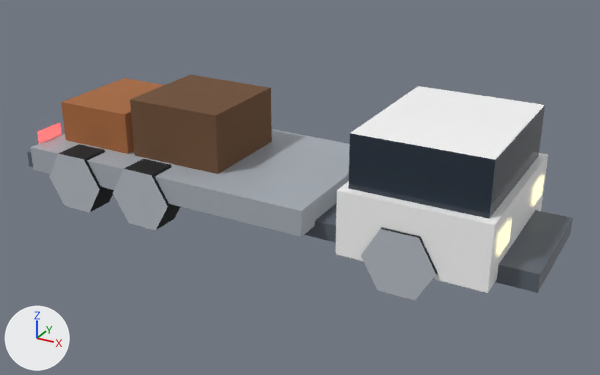
Two versions of the glTF model public/models/props/truck_flatbed.glb, one commit apart.
The view is the same before and after, from a 50 mm camera at (0.462, -0.78, 0.438) aimed at (0.033, 0.001, 0.047). The axes (+X, +Y, +Z) are drawn at lower left. The lights are the same throughout. The older version comes first. Vertices at exactly the same position are counted once.

The older version as bpy lines, for what is in view:
```python
me_truck_flatbed = bpy.data.meshes.new('truck_flatbed')
me_truck_flatbed.from_pydata(...)  # 148 vertices, 212 faces; spans x -0.33..0.33, y -0.104..0.104, z 0.005..0.162
me_truck_flatbed.materials.append(mat_car_body)
me_truck_flatbed.materials.append(mat_car_glass)
me_truck_flatbed.materials.append(mat_metal)
me_truck_flatbed.materials.append(mat_bark)
me_truck_flatbed.materials.append(mat_wall_wood)
me_truck_flatbed.materials.append(mat_metal_dark)
me_truck_flatbed.materials.append(mat_glow_head)
me_truck_flatbed.materials.append(mat_glow_tail)
me_truck_flatbed.materials.append(mat_tire)
me_truck_flatbed.materials.append(mat_rim)
ob_truck_flatbed = bpy.data.objects.new('truck_flatbed', me_truck_flatbed)
ob_truck_flatbed.location = (0.0, 0.0, 0.0)
```
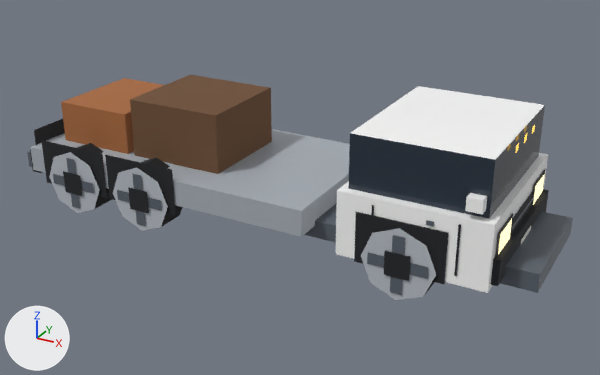
Boxes [x1, y1, x2, y2] around the edits, measured in the pictures (600 x 375 px):
part 1 of me_truck_flatbed, added
    after: [465, 193, 487, 214]
part 2 of me_truck_flatbed, added
    after: [491, 189, 549, 286]
part 3 of me_truck_flatbed, built on
    before: [49, 144, 438, 300]
    after: [34, 119, 546, 300]

The change, as a list of edits to the scene's bpy script:
```text
Add mat_glow_sign:
    mat_glow_sign = bpy.data.materials.new('glow_sign')
    # nodes: BsdfPrincipled, Mix, OutputMaterial, VertexColor
    # colours: orange #ffc94d, orange #f5c04a, mixed with the vertex colours
Add mat_black:
    mat_black = bpy.data.materials.new('black')
    # nodes: BsdfPrincipled, Mix, OutputMaterial, VertexColor
    # colours: black #1b1d22, mixed with the vertex colours
Add mat_white:
    mat_white = bpy.data.materials.new('white')
    # nodes: BsdfPrincipled, Mix, OutputMaterial, VertexColor
    # colours: white #f1eee6, mixed with the vertex colours
Change me_truck_flatbed:
    used by ob_truck_flatbed; location = (0.0, 0.0, 0.0)
    remove me_truck_flatbed.from_pydata(...)  # 148 vertices, 212 faces; spans x -0.33..0.33, y -0.104..0.104, z 0.005..0.162
    add me_truck_flatbed.from_pydata(...)  # 376 vertices, 386 faces; spans x -0.33..0.33, y -0.106..0.106, z 0.0..0.162
    me_truck_flatbed part 1: the loose piece of 8 vertices spanning x 0.13..0.29, y -0.1..0.1, z 0.032..0.104 is copied, and the copy is scaled about its middle by (0.1, 0.06, 0.196), then moved by (0.06, -0.095, 0.051); it spans x 0.262..0.278, y -0.101..-0.089, z 0.112..0.125
    me_truck_flatbed part 2: the loose piece of 8 vertices spanning x 0.13..0.29, y -0.1..0.1, z 0.032..0.104 is copied, and the copy is scaled about its middle by (0.0875, 0.92, 0.392), then moved by (0.08, 0.0, -0.017), in mat_black; it spans x 0.283..0.297, y -0.092..0.092, z 0.037..0.065
    me_truck_flatbed part 3
    48 faces are deleted
    12 vertices in x -0.2..0.22, y -0.104..0.104, z 0.075 move by (0.008, 0.0, -0.007)
    12 vertices in x -0.24..0.18, y -0.104..0.104, z 0.075 move by (-0.008, 0.0, -0.007)
    12 vertices in x -0.24..0.18, y -0.104..0.104, z 0.005 move by (-0.008, 0.0, 0.007)
    12 vertices in x -0.2..0.22, y -0.104..0.104, z 0.005 move by (0.008, 0.0, 0.007)
    110 vertices are added at x -0.298..0.298, y -0.106..0.106, z 0.008..0.158
    12 new vertices lie (-0.028, 0.0, 0.012) away from vertices in x -0.2..0.22, y -0.104..0.104, z 0.075
    12 new vertices lie (0.028, 0.0, -0.012) away from vertices in x -0.24..0.18, y -0.104..0.104, z 0.005
    12 new vertices lie (0.096, 0.0, 0.0) away from vertices in x -0.268..0.152, y -0.101..0.101, z 0.03..0.086
    12 new vertices lie (0.064, 0.0, 0.0) away from vertices in x -0.252..0.168, y -0.105..0.105, z 0.034..0.046
    12 new vertices lie (0.028, 0.0, 0.0) away from vertices in x -0.234..0.186, y -0.106..0.106, z 0.026..0.054
    12 new vertices lie (0.012, 0.0, 0.0) away from vertices in x -0.226..0.194, y -0.105..0.105, z 0.008..0.072
    8 new vertices lie (0.0, 0.052, 0.0) away from vertices in x -0.291..0.291, y -0.09..0.038, z 0.058..0.091
    6 new vertices lie (0.0, 0.01, 0.0) away from vertices in x 0.286, y -0.035..0.025, z 0.15..0.158
    4 new faces join them, mat_car_glass
    42 new faces join them, mat_black
    30 new faces join them, mat_metal_dark
    4 new faces join them, mat_white
    6 new faces join them, mat_glow_sign
    48 new faces join them, mat_tire
    48 new faces join them, mat_rim
    other edits to the shape of me_truck_flatbed do not show in these pictures
    add me_truck_flatbed.materials.append(mat_black)
    add me_truck_flatbed.materials.append(mat_white)
    add me_truck_flatbed.materials.append(mat_glow_sign)
```
